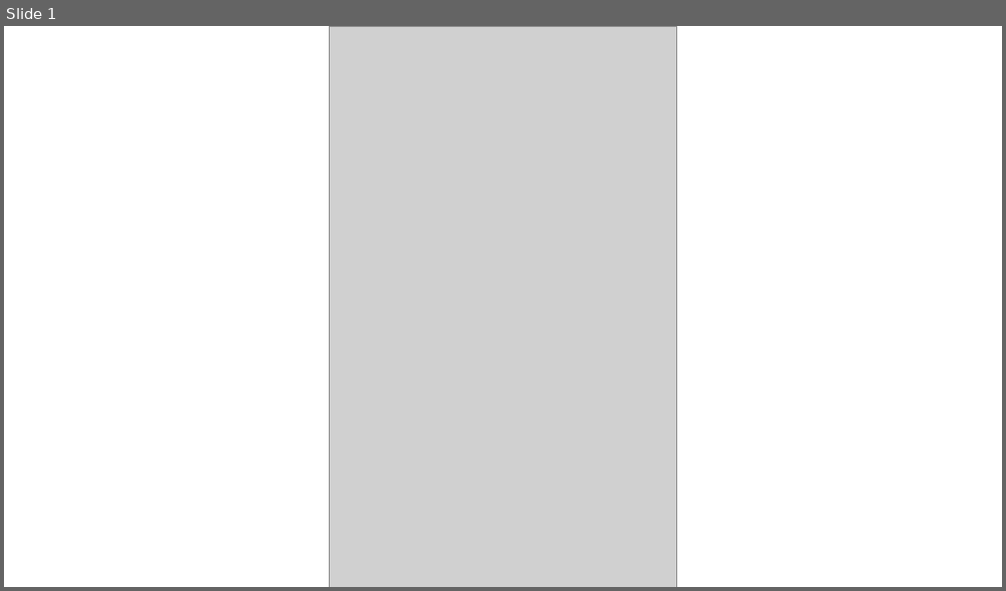
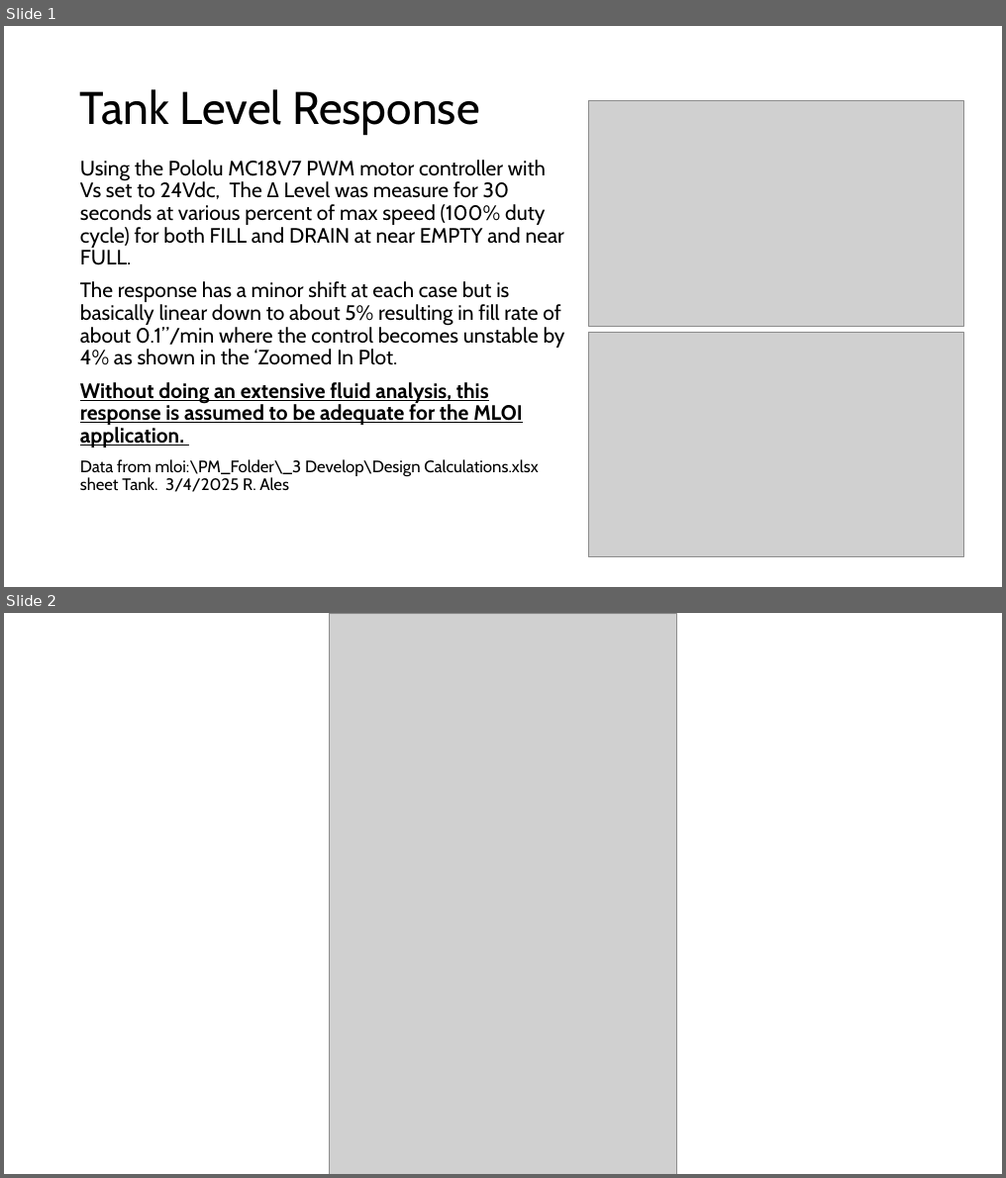
Before and after one commit to rickales/PM_Folder, a slide deck: _3 Develop/Design Pictures.pptx. Shown one above the other, each under a label of ours: slide 1 before the commit, slides 1 and 2 after it. The pictures are 1006x591 and 1006x1178 pixels, drawn with LibreOffice and Linux fonts; fonts in the diff are those of the drawing; grey boxes stand for pictures. Boxes give left, top, right and bottom in pixels: in the first picture for what was removed or moved away, otherwise in the second. Text is boxed around its words. In the diff, an @@ line names an element or a change of style, - is before the commit and + after.

Commit message:
Added tank / pump respone measurement

```diff
--- a/_3 Develop/Design Pictures.pptx
+++ b/_3 Develop/Design Pictures.pptx
@@ slide 1 added at [4, 26, 1002, 587], background #FFFFFF @@
@@ title added at [80, 89, 479, 135], 44 pt, text #000000 @@
+Tank Level Response
@@ picture added at [589, 101, 963, 326] @@
@@ text added at [80, 160, 565, 492], 20 pt, text #000000 @@
+Using the Pololu MC18V7 PWM motor controller with Vs set to 24Vdc, The Δ Level was measure for 30 seconds at various percent of max speed (100% duty cycle) for both FILL and DRAIN at near EMPTY and near FULL.
+The response has a minor shift at each case but is basically linear down to about 5% resulting in fill rate of about 0.1”/min where the control becomes unstable by 4% as shown in the ‘Zoomed In Plot.
+Without doing an extensive fluid analysis, this response is assumed to be adequate for the MLOI application.
+Data from mloi:\PM_Folder\_3 Develop\Design Calculations.xlsx sheet Tank. 3/4/2025 R. Ales
@@ picture added at [589, 332, 963, 558] @@
@@ what was slide 1 is now slide 2 @@
```
Also in this commit, not shown: 2 other files.
